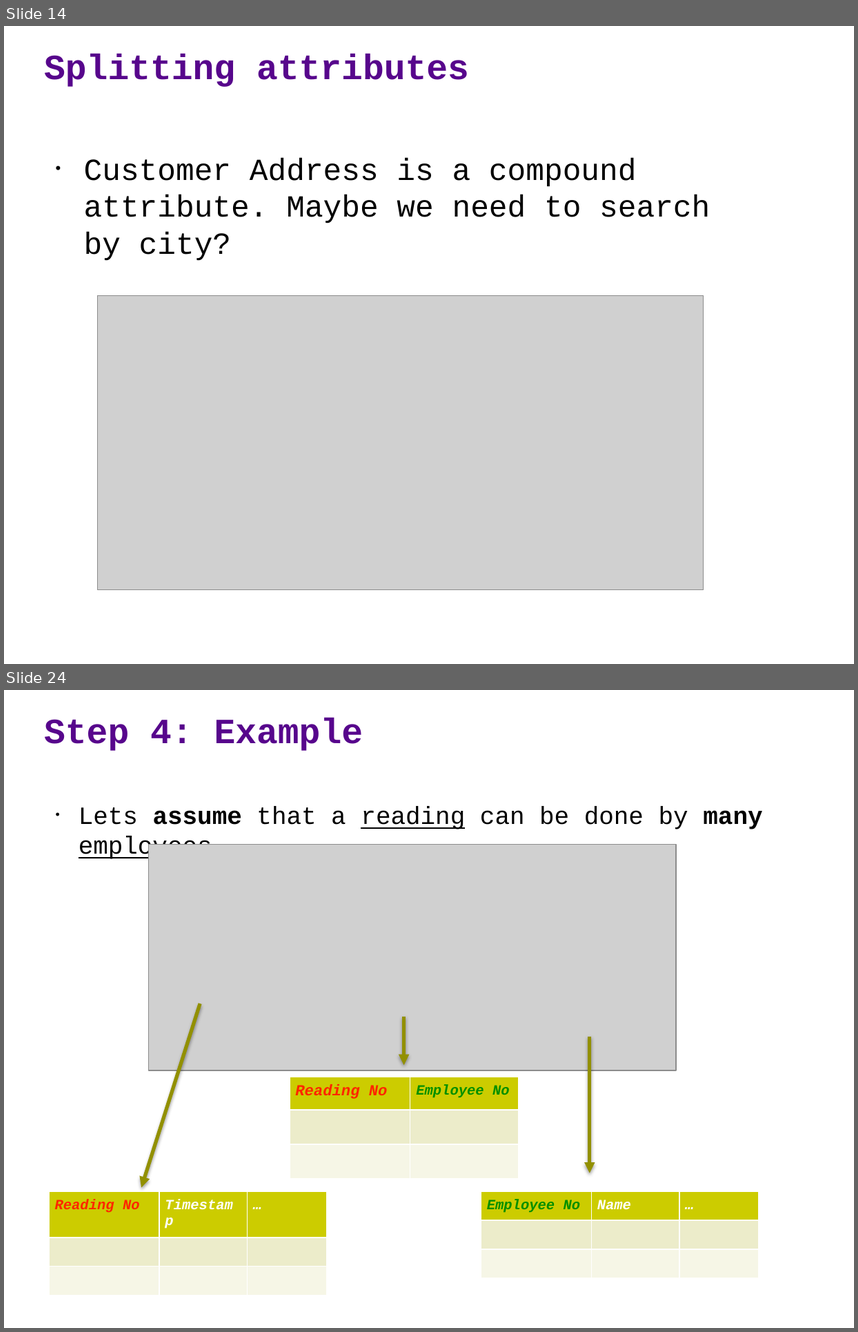
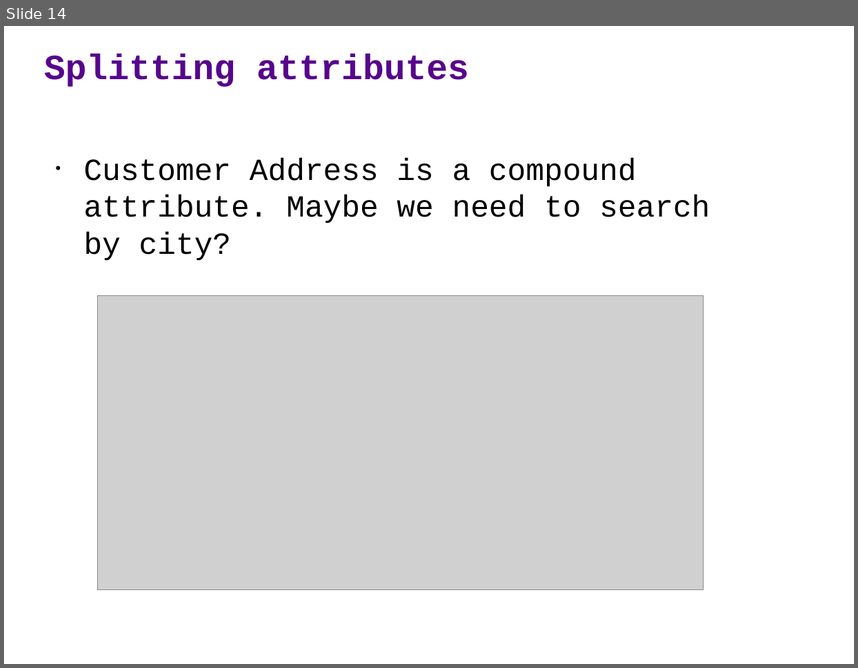
Before and after one commit to ipeirotis/introduction-to-databases, a slide deck: session1/A2-ER_modeling-WaterUtility.pptx. Shown one above the other, each under a label of ours: slides 14 and 24 before the commit, slide 14 after it; the slides between them are not shown. The pictures are 858x1332 and 858x668 pixels, drawn with LibreOffice and Linux fonts; fonts in the diff are those of the drawing; grey boxes stand for pictures. Boxes give left, top, right and bottom in pixels: in the first picture for what was removed or moved away, otherwise in the second. Text is boxed around its words. In the diff, an @@ line names an element or a change of style, - is before the commit and + after.

```diff
--- a/session1/A2-ER_modeling-WaterUtility.pptx
+++ b/session1/A2-ER_modeling-WaterUtility.pptx
@@ slide 24 removed at <box>4,690,854,1328</box>, background #FFFFFF @@
@@ text removed at <box>44,718,363,751</box> @@
-Step 4: Example
@@ text removed at <box>79,806,762,829</box> @@
-• Lets assume that a reading can be done by many employees
@@ picture removed at <box>148,845,675,1071</box> @@
@@ arrow removed from (201, 1004) to (142, 1187) @@
@@ arrow removed from (404, 1016) to (404, 1065) @@
@@ arrow removed from (590, 1036) to (590, 1173) @@
@@ table removed at <box>290,1077,518,1179</box>, 3 rows, 2 columns @@
-Reading No | Employee No
- | 
- | 
@@ table removed at <box>49,1192,328,1295</box>, 3 rows, 3 columns @@
-Reading No | Timestamp | …
- |  | 
- |  | 
@@ table removed at <box>481,1192,760,1295</box>, 3 rows, 3 columns @@
-Employee No | Name | …
- |  | 
- |  | 
```
Also in this commit, not shown: 12 other slides removed.
